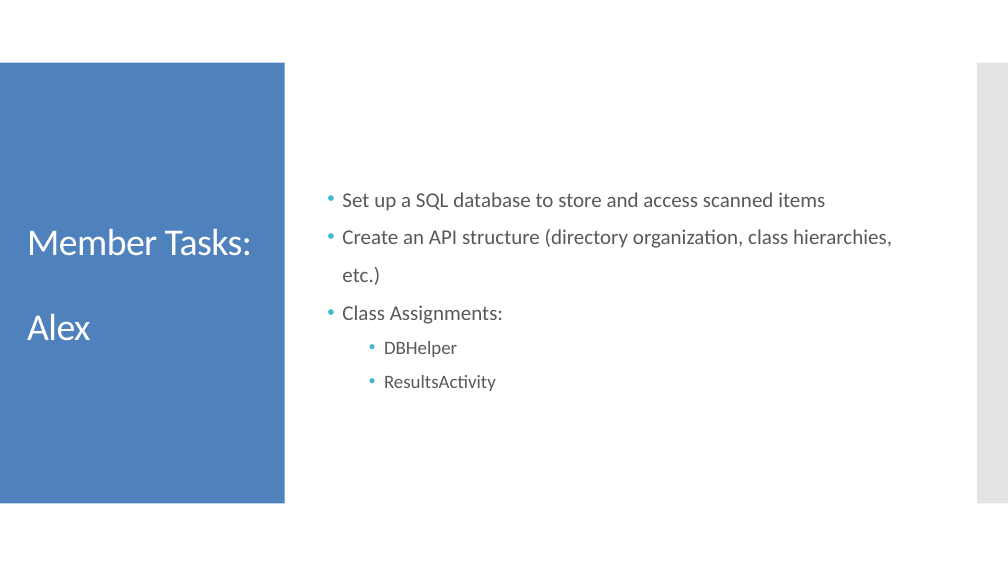
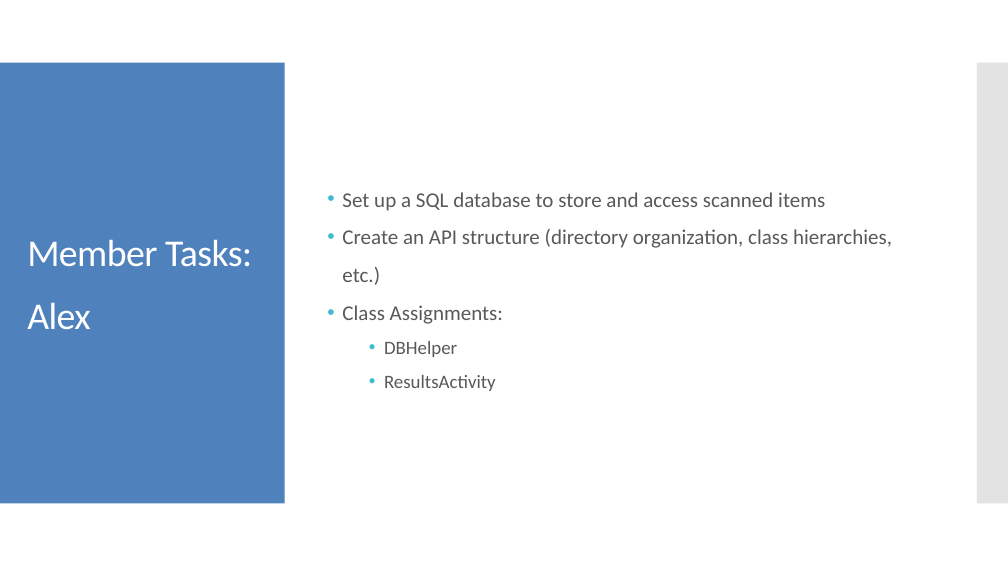
Before and after one commit to uml-app1-2016/Fridge-Friend, a slide deck: slide 9 of Fridge Friend.pptx (slide 5 before the commit). Drawn at 1008x567 pixels with LibreOffice and Linux fonts; fonts in the diff are those of the drawing. Boxes give left, top, right and bottom in pixels: in the first picture for what was removed or moved away, otherwise in the second. Text is boxed around its words. In the diff, an @@ line names an element or a change of style, - is before the commit and + after.

```diff
--- a/Fridge Friend.pptx
+++ b/Fridge Friend.pptx
@@ text at <box>27,239,252,330</box>: text changed @@
-Member Tasks:
-Alex
+Member Tasks:
+Alex
```
Also in this commit, not shown: 3 other slides changed, 4 slides added.
